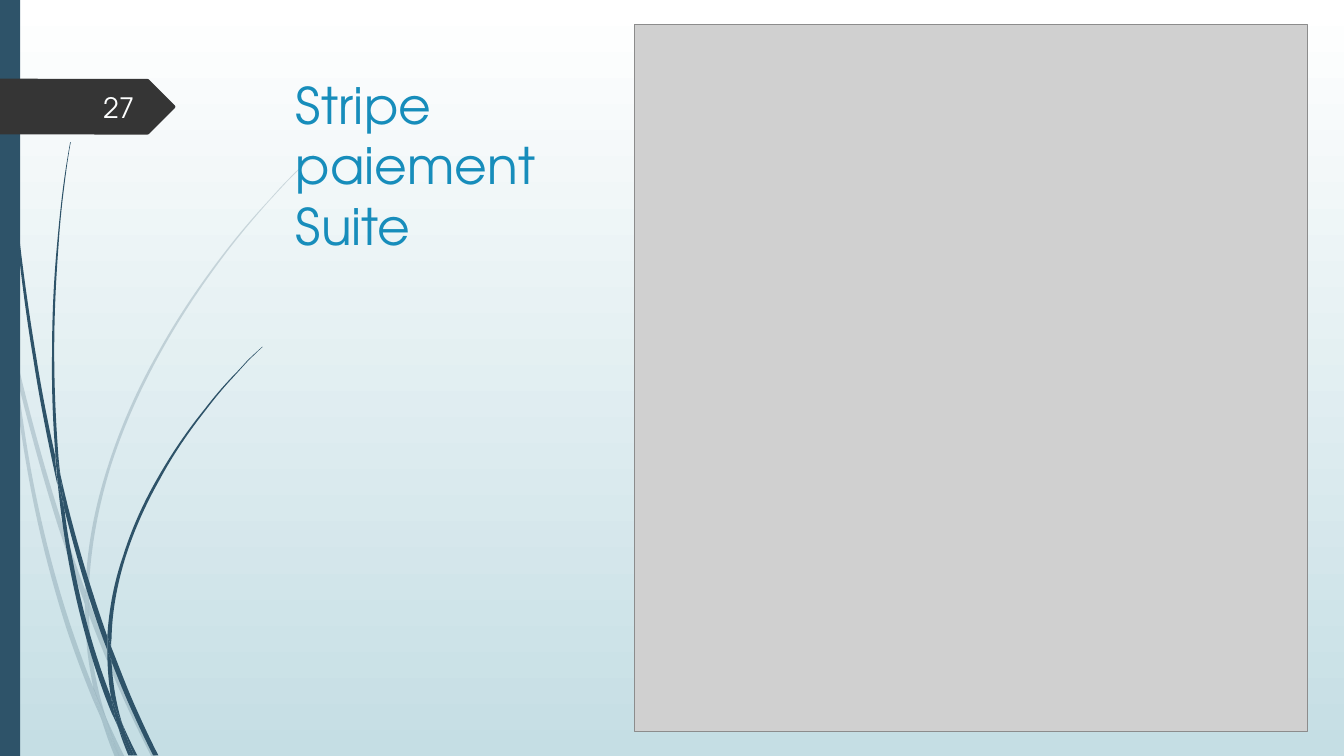
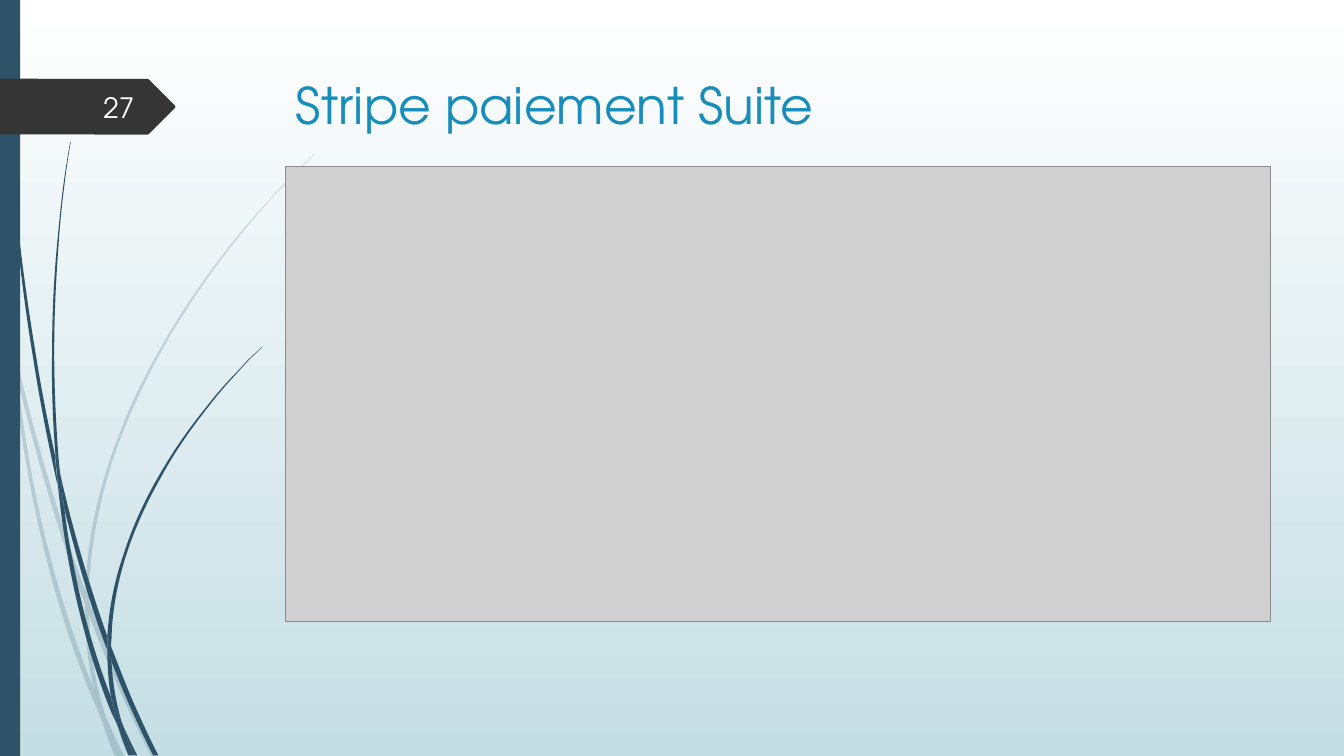
Before and after one commit to LisaF0/projet, a slide deck: slide 27 of aDoc/Projet boutique en ligne.pptx. Drawn at 1344x756 pixels with LibreOffice and Linux fonts; fonts in the diff are those of the drawing; grey boxes stand for pictures. Boxes give left, top, right and bottom in pixels: in the first picture for what was removed or moved away, otherwise in the second. Text is boxed around its words. In the diff, an @@ line names an element or a change of style, - is before the commit and + after.

```diff
--- a/aDoc/Projet boutique en ligne.pptx
+++ b/aDoc/Projet boutique en ligne.pptx
@@ picture removed at [634,24,1308,732] @@
@@ title "Stripe paiement Suite" rewrapped from [296,86,535,246] to [296,86,813,134] @@
@@ picture added at [286,167,1271,622] @@
```
Also in this commit, not shown: 17 other slides changed, 2 slides added, 1 slide removed, 8 other files.
